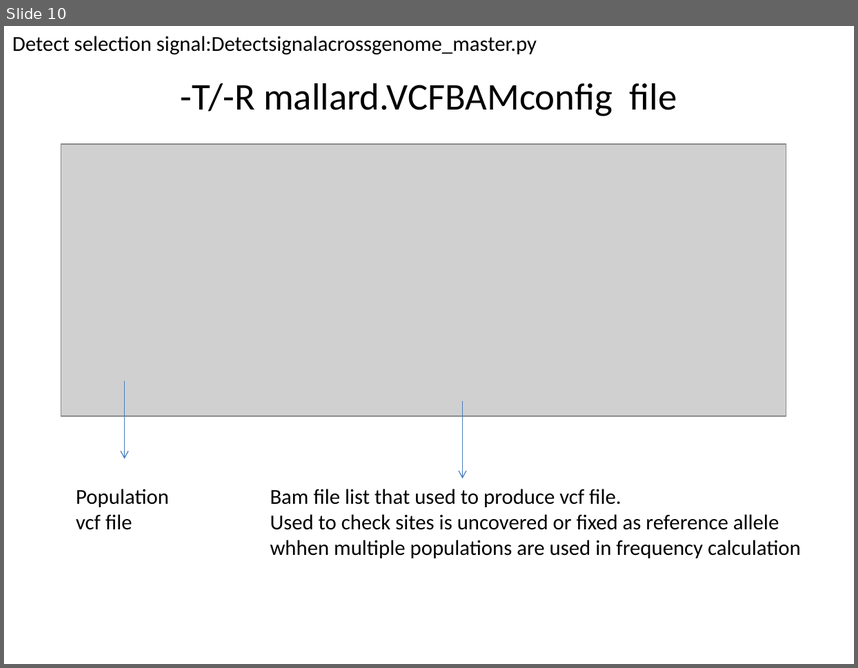
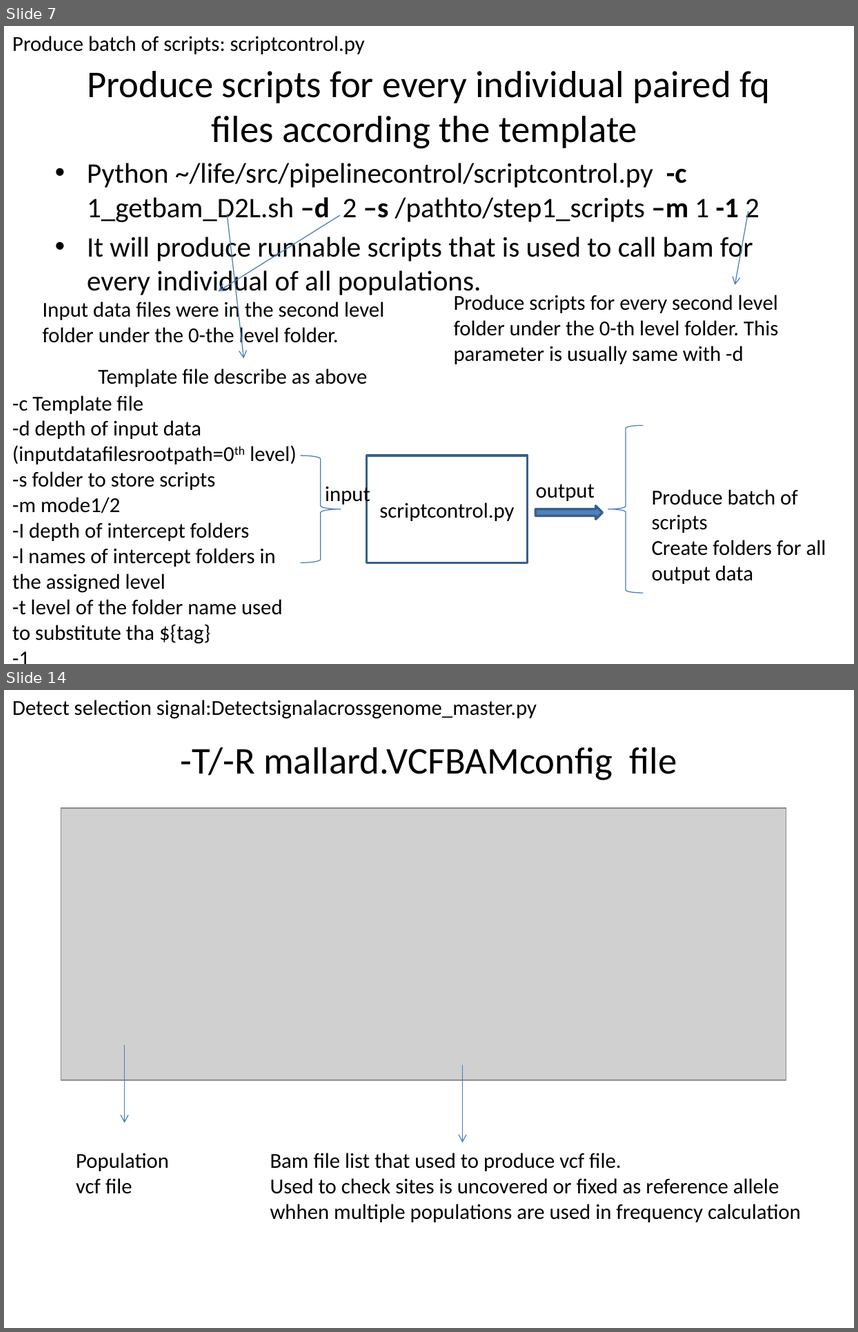
Before and after one commit to vitogump/lifelit, a slide deck: userGuide.pptx. Shown one above the other, each under a label of ours: slide 10 before the commit, slides 7 and 14 after it; the slides between them are not shown. The pictures are 858x668 and 858x1332 pixels, drawn with LibreOffice and Linux fonts; fonts in the diff are those of the drawing; grey boxes stand for pictures. Boxes give left, top, right and bottom in pixels: in the first picture for what was removed or moved away, otherwise in the second. Text is boxed around its words. In the diff, an @@ line names an element or a change of style, - is before the commit and + after.

```diff
--- a/userGuide.pptx
+++ b/userGuide.pptx
@@ slide 7 added at box(4, 26, 854, 664), background #FFFFFF @@
@@ text added at box(12, 36, 365, 54), 18 pt, text #000000 @@
+Produce batch of scripts: scriptcontrol.py
@@ title added at box(87, 71, 770, 149), 32 pt, text #000000 @@
+Produce scripts for every individual paired fq files according the template
@@ text added at box(87, 163, 760, 298), 24 pt, text #000000 @@
+• Python ~/life/src/pipelinecontrol/scriptcontrol.py -c 1_getbam_D2L.sh –d 2 –s /pathto/step1_scripts –m 1 -1 2
+• It will produce runnable scripts that is used to call bam for every individual of all populations.
@@ arrow added from (749, 212) to (735, 285), #4B7EBC 0.75 pt @@
@@ arrow added from (340, 216) to (218, 291), #4B7EBC 0.75 pt @@
@@ arrow added from (227, 214) to (243, 359), #4B7EBC 0.75 pt @@
@@ text added at box(454, 294, 778, 364), 18 pt, text #000000 @@
+Produce scripts for every second level folder under the 0-th level folder. This parameter is usually same with -d
@@ text added at box(43, 299, 384, 348), 18 pt, text #000000 @@
+Input data files were in the second level folder under the 0-the level folder.
@@ text added at box(98, 368, 368, 387), 18 pt, text #000000 @@
+Template file describe as above
@@ text added at box(12, 395, 297, 644), 18 pt, text #000000 @@
+-c Template file
+-d depth of input data (inputdatafilesrootpath=0th level)
+-s folder to store scripts
+-m mode1/2
+-I depth of intercept folders
+-l names of intercept folders in the assigned level
+-t level of the folder name used to substitute tha ${tag}
+-1
+-2
@@ left brace added at box(608, 425, 643, 592), outline #4B7EBC 0.75 pt @@
@@ right brace added at box(301, 455, 341, 562), outline #4B7EBC 0.75 pt @@
@@ rectangle added at box(367, 455, 528, 562), outline #3A5F8C 2 pt, 18 pt, text #000000 @@
+scriptcontrol.py
@@ text added at box(325, 483, 370, 506), 18 pt, text #000000 @@
+input
@@ text added at box(536, 483, 595, 501), 18 pt, text #000000 @@
+output
@@ text added at box(652, 489, 826, 584), 18 pt, text #000000 @@
+Produce batch of scripts
+Create folders for all output data
@@ right arrow added at box(535, 506, 602, 519), fill #4F81BD, outline #3A5F8C 2 pt @@
@@ what was slide 10 is now slide 14 @@
```
Also in this commit, not shown: 9 slides changed, 7 other slides added, 2 slides removed, 3 other files.
